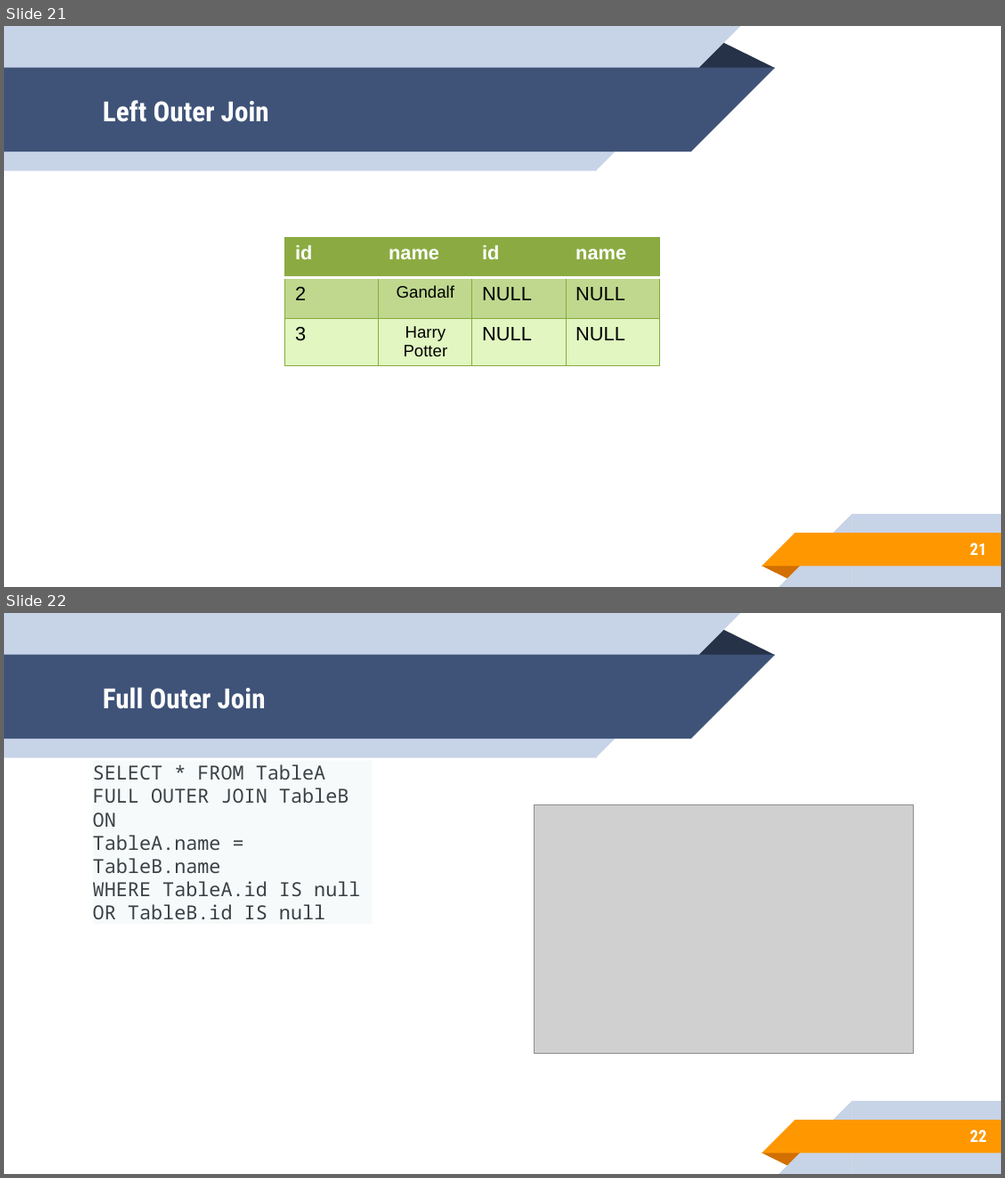
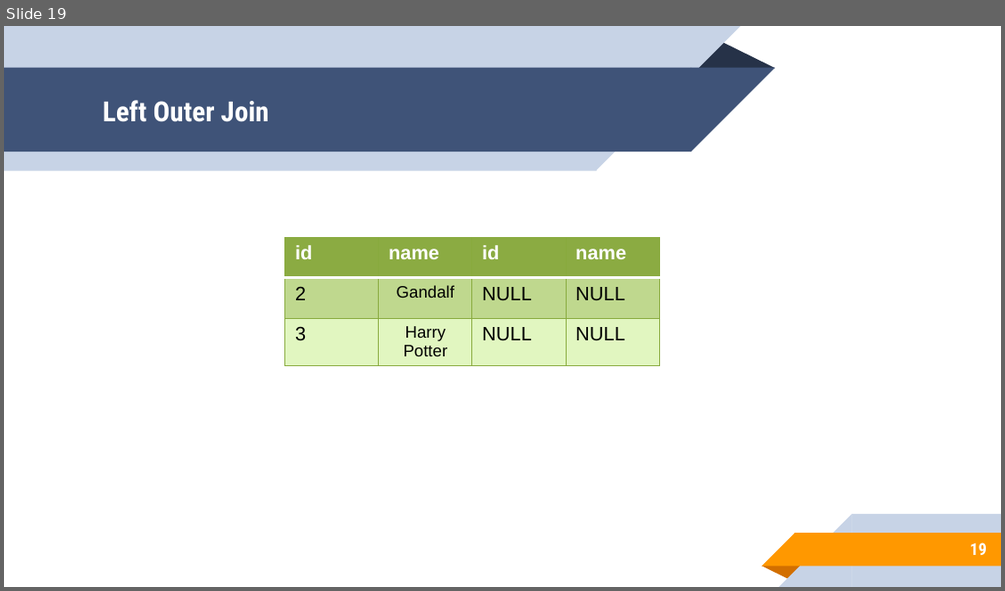
Before and after one commit to leonpalafox/dbclase_2019, a slide deck: Slides/Clase_11_2018.pptx. Shown one above the other, each under a label of ours: slides 21 and 22 before the commit, slide 19 after it. The pictures are 1005x1178 and 1005x591 pixels, drawn with LibreOffice and Linux fonts; fonts in the diff are those of the drawing; grey boxes stand for pictures; background and template pictures are left out. Boxes give left, top, right and bottom in pixels: in the first picture for what was removed or moved away, otherwise in the second. Text is boxed around its words. In the diff, an @@ line names an element or a change of style, - is before the commit and + after.

```diff
--- a/Slides/Clase_11_2018.pptx
+++ b/Slides/Clase_11_2018.pptx
@@ slide 22 removed at [4, 613, 1001, 1174], background #FFFFFF; not listed: 10 template elements that a slide beside it also shows @@
@@ title removed at [103, 687, 266, 709] @@
-Full Outer Join
@@ text removed at [93, 755, 372, 929] @@
-SELECT * FROM TableA
-FULL OUTER JOIN TableB ON
-TableA.name = TableB.name
-WHERE TableA.id IS null
-OR TableB.id IS null
@@ picture removed at [534, 804, 913, 1053] @@
@@ page number removed at [970, 1129, 987, 1142] @@
-22
@@ what was slide 21 is now slide 19 @@
@@ page number at [970, 542, 987, 555]: text changed @@
-21
+19
```
Also in this commit, not shown: 6 slides added, 3 other slides removed.
